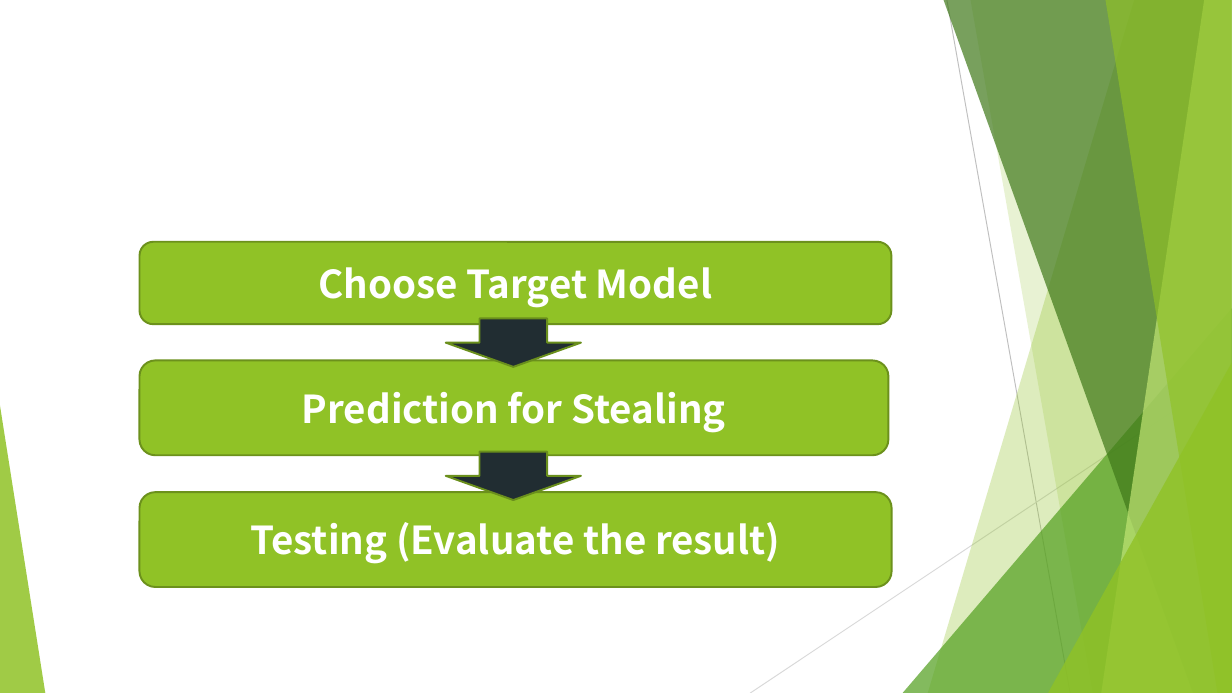
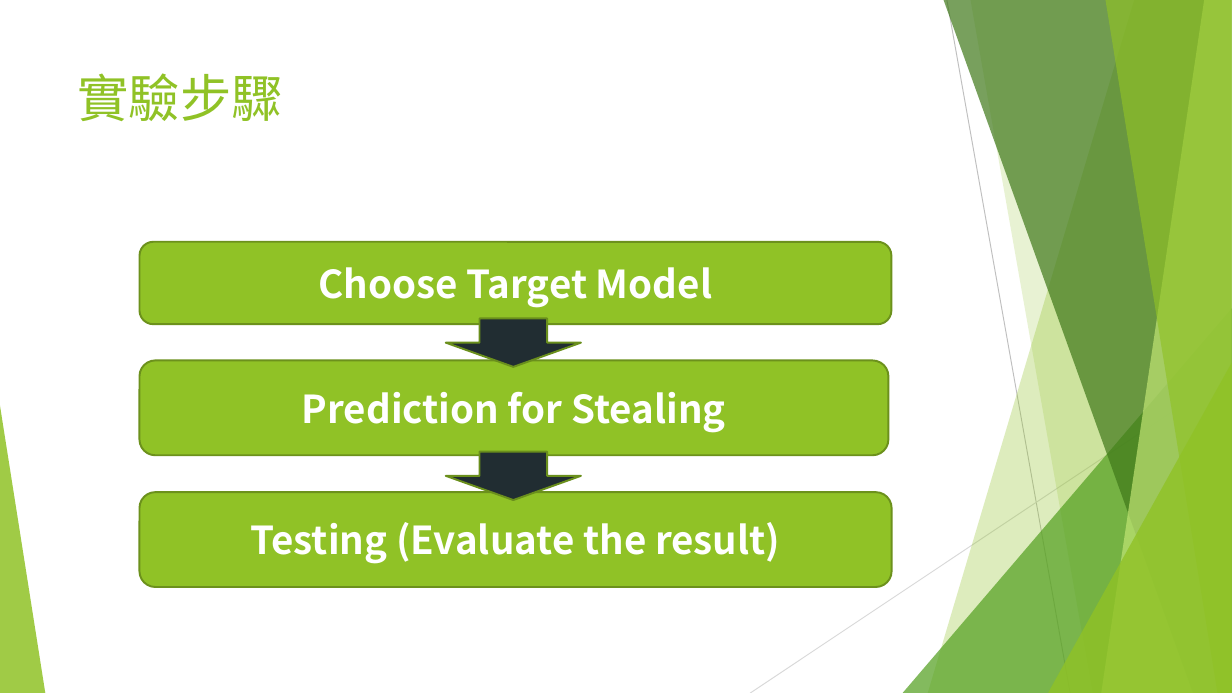
Before and after one commit to chengdejerrylin/Electrical-Engineering-Lab---networking-and-Multinmedia, a slide deck: slide 5 of final_demo.pptx (slide 4 before the commit). Drawn at 1232x693 pixels with LibreOffice and Linux fonts; fonts in the diff are those of the drawing. Boxes give left, top, right and bottom in pixels: in the first picture for what was removed or moved away, otherwise in the second. Text is boxed around its words. In the diff, an @@ line names an element or a change of style, - is before the commit and + after.

```diff
--- a/final_demo.pptx
+++ b/final_demo.pptx
@@ title added at bbox=[78, 73, 283, 121], 40 pt, text #90C226 @@
+實驗步驟
```
Also in this commit, not shown: 4 other slides changed, 1 slide added, 4 other files.
